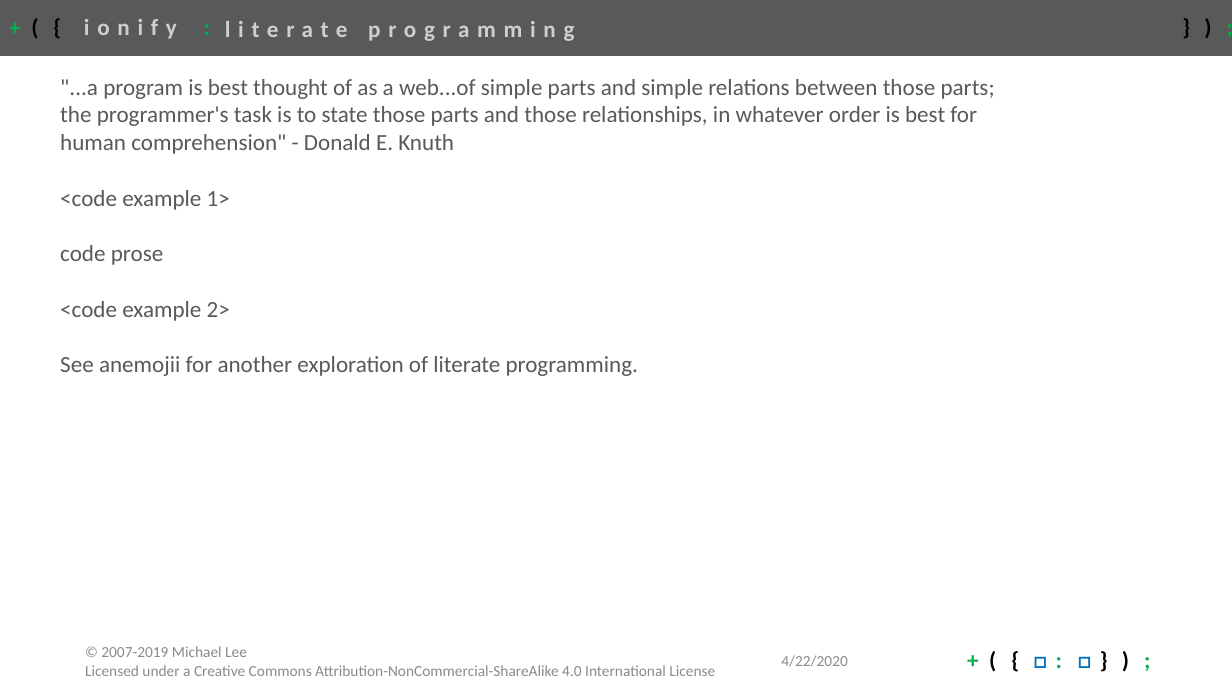
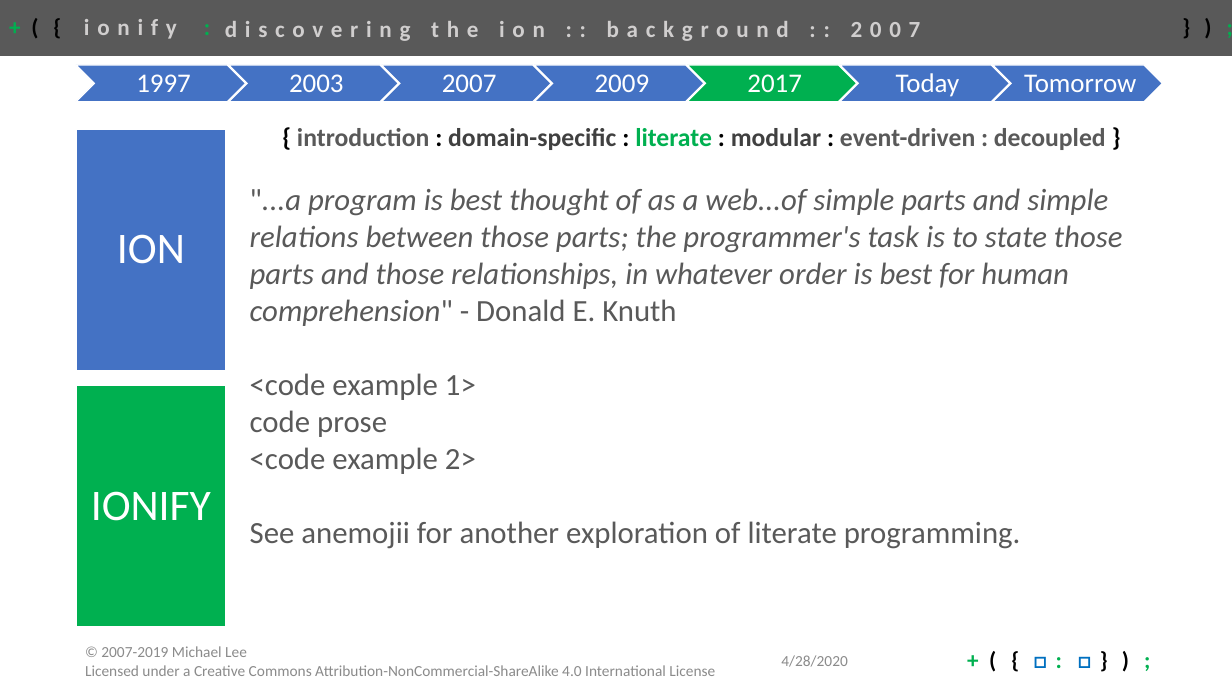
Before and after one commit to ionify/about, a slide deck: slide 18 of talks/2020.ionify.pptx (slide 25 before the commit). Drawn at 1232x693 pixels with LibreOffice and Linux fonts; fonts in the diff are those of the drawing. Boxes give left, top, right and bottom in pixels: in the first picture for what was removed or moved away, otherwise in the second. Text is boxed around its words. In the diff, an @@ line names an element or a change of style, - is before the commit and + after.

Commit message:
talks: ionify: 2020 intro & overview 0.04 - jeb collaboration

```diff
--- a/talks/2020.ionify.pptx
+++ b/talks/2020.ionify.pptx
@@ title at bbox=[225, 21, 921, 41]: text changed @@
-literate programming
+discovering the ion :: background :: 2007
@@ group added at bbox=[76, 65, 1163, 102]: 7 chevrons, 7 texts @@
+1997
+2003
+2007
+2009
+2017
+Today
+Tomorrow
@@ text "{ introduction : domain-specific : ...": place and size @@
-text "{ introduction : domain-specific : ..." at bbox=[60, 79, 995, 376]
+text "{ introduction : domain-specific : ..." at bbox=[250, 128, 1123, 549]
@@ text at bbox=[297, 128, 1106, 150]: paragraph added @@
+{ introduction : domain-specific : literate : modular : event-driven : decoupled }
@@ text at bbox=[250, 188, 1123, 549]: size 18 to 24 pt in ""...a program is best thought of as ...", "<code example 1>", "code prose", "<code example 2>" and 1 more places; italic on in ""...a program is best thought of as ..." @@
@@ group added at bbox=[76, 129, 226, 627]: 2 rectangles, 2 texts @@
+ION
+IONIFY
@@ text at bbox=[781, 655, 847, 667]: text changed @@
-4/22/2020
+4/28/2020
```
Also in this commit, not shown: 25 other slides changed, 4 slides added, 5 slides removed.
